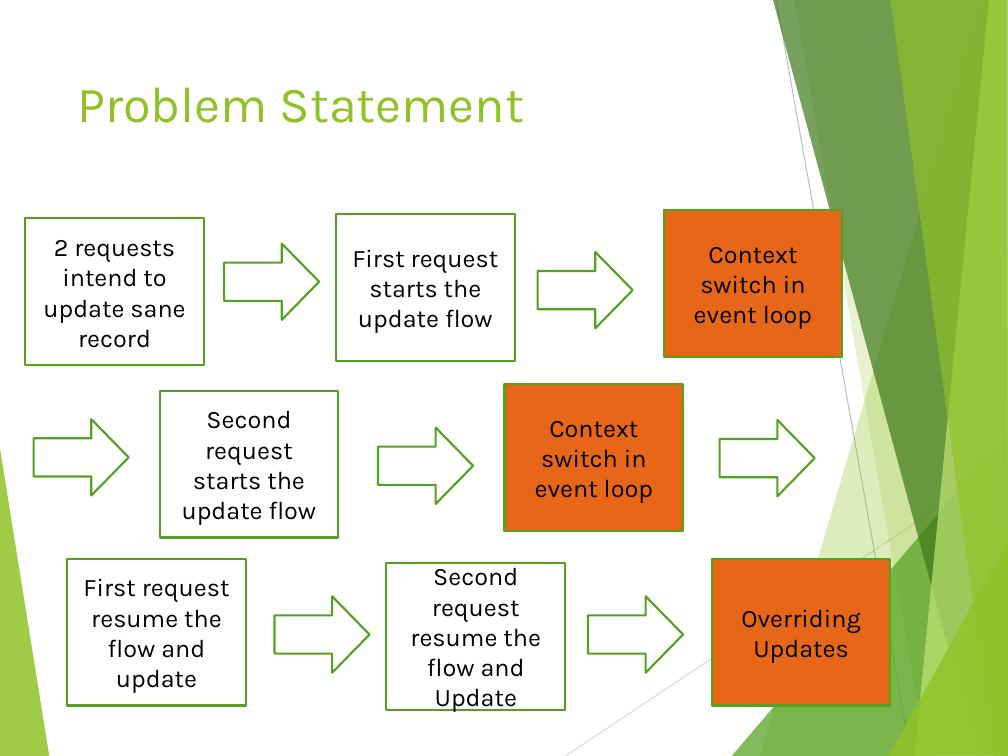
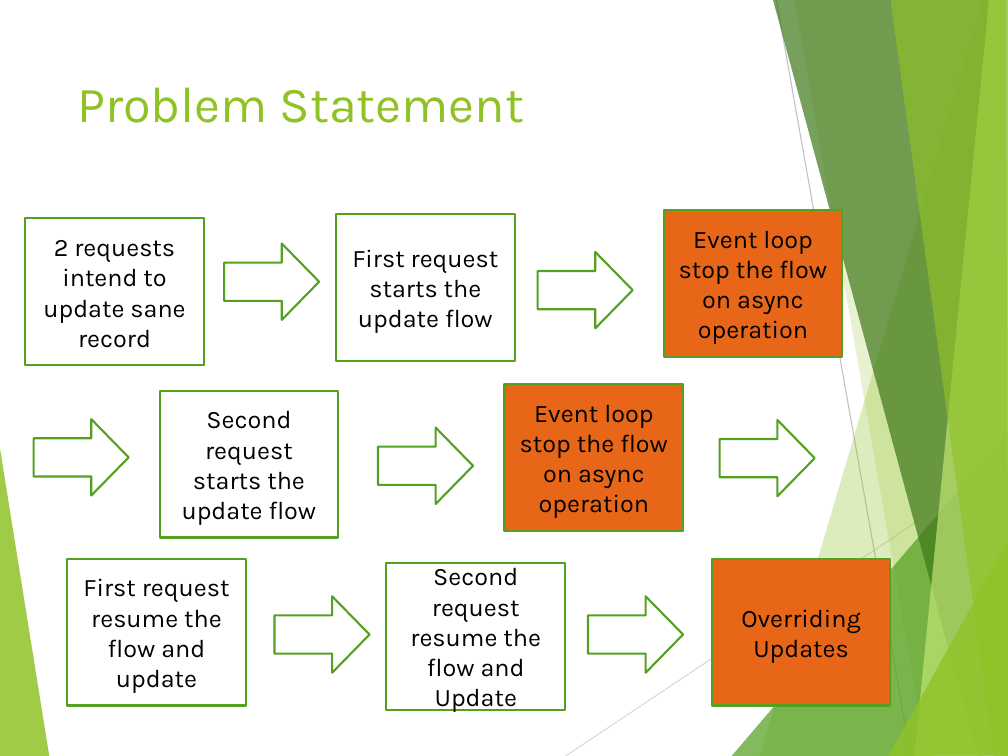
Before and after one commit to tamarstern/MyNodeJSCourse, a slide deck: slide 34 of day2/real_life_concurrency_problems/nodejs_real_life_concurrency_problems.pptx (slide 30 before the commit). Drawn at 1008x756 pixels with LibreOffice and Linux fonts; fonts in the diff are those of the drawing. Boxes give left, top, right and bottom in pixels: in the first picture for what was removed or moved away, otherwise in the second. Text is boxed around its words. In the diff, an @@ line names an element or a change of style, - is before the commit and + after.

```diff
--- a/day2/real_life_concurrency_problems/nodejs_real_life_concurrency_problems.pptx
+++ b/day2/real_life_concurrency_problems/nodejs_real_life_concurrency_problems.pptx
@@ text in rectangle at bbox=[679, 230, 827, 344]: text changed @@
-Context switch in event loop
+Event loop stop the flow on async operation
@@ text in rectangle at bbox=[520, 404, 668, 518]: text changed @@
-Context switch in event loop
+Event loop stop the flow on async operation
```
Also in this commit, not shown: 8 other slides changed, 5 slides added, 7 other files.
